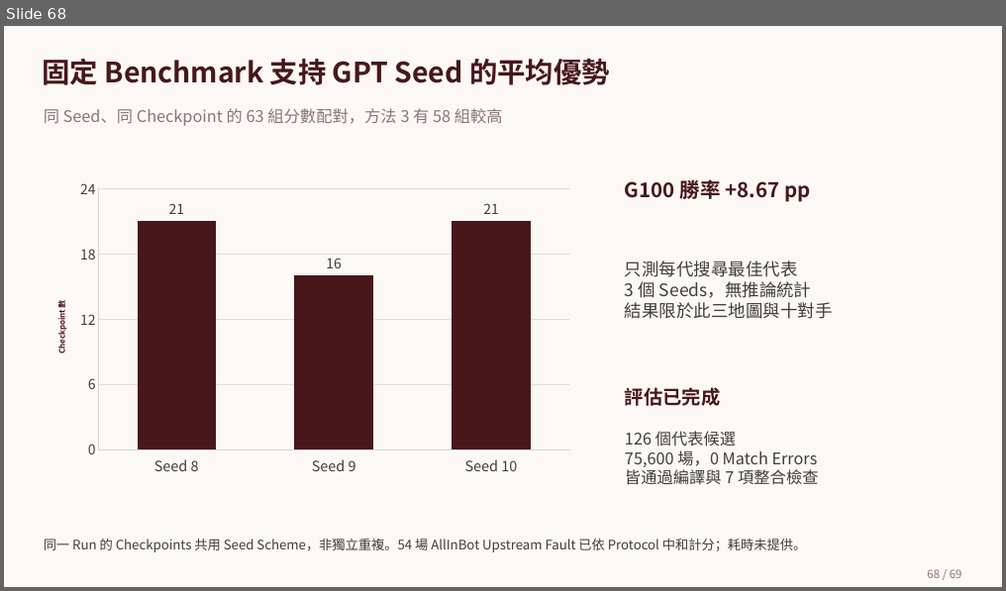
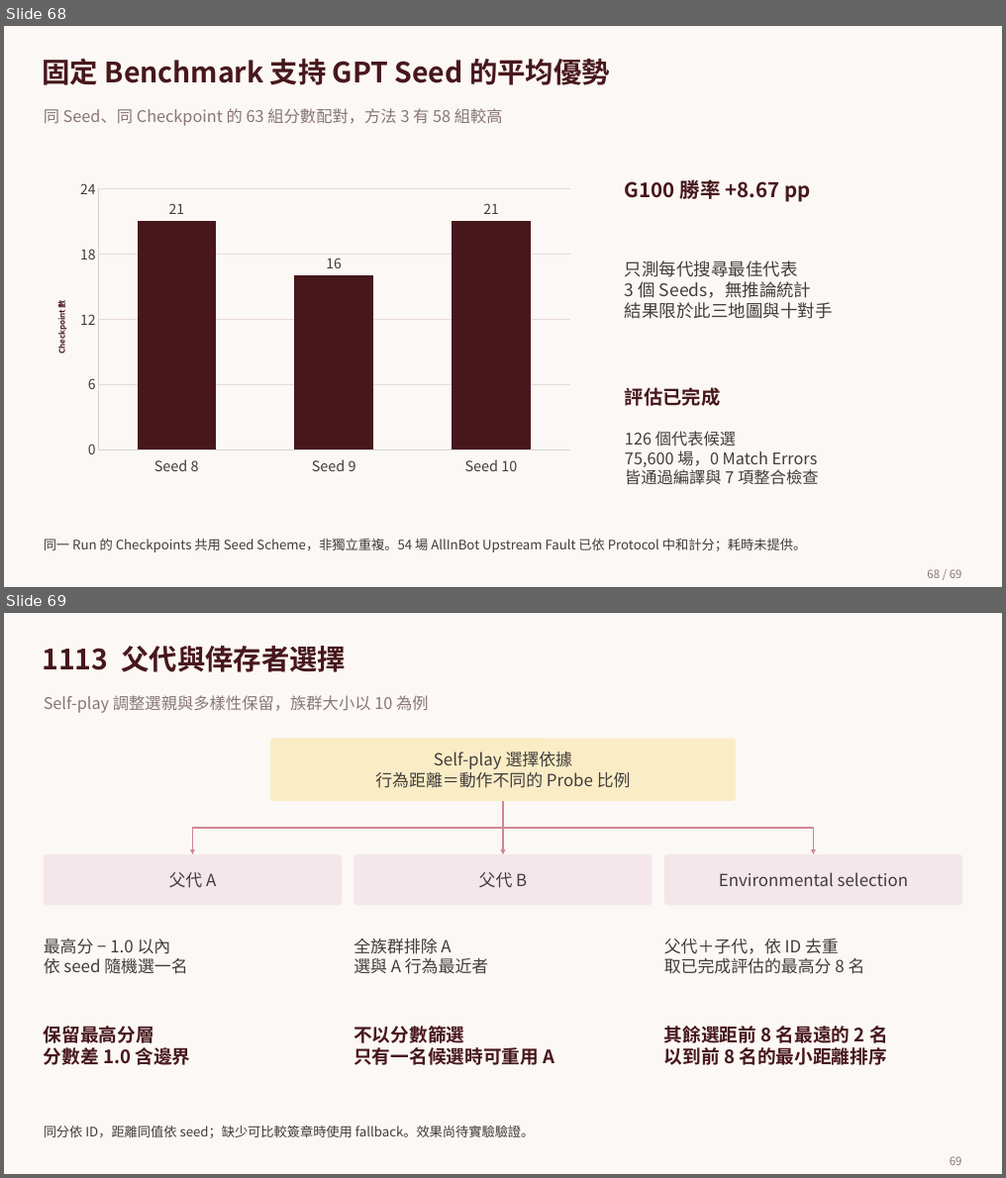
Before and after one commit to sophie8909/EAGLE, a slide deck: Meeting/deliverables/EAGLE.pptx. Shown one above the other, each under a label of ours: slide 68 before the commit, slides 68 and 69 after it. The pictures are 1006x591 and 1006x1178 pixels, drawn with LibreOffice and Linux fonts; fonts in the diff are those of the drawing; background and template pictures are left out. Boxes give left, top, right and bottom in pixels: in the first picture for what was removed or moved away, otherwise in the second. Text is boxed around its words. In the diff, an @@ line names an element or a change of style, - is before the commit and + after.

Commit message:
docs: explain self-play selection in the 1113 deck

```diff
--- a/Meeting/deliverables/EAGLE.pptx
+++ b/Meeting/deliverables/EAGLE.pptx
@@ slide 69 added at (x1=4, y1=613, x2=1002, y2=1174), background picture (left out) @@
@@ text added at (x1=43, y1=646, x2=346, y2=672), 35.2 pt, text #47171C, bold @@
+1113 父代與倖存者選擇
@@ text added at (x1=44, y1=695, x2=429, y2=713), 20.2 pt, text #877675 @@
+Self-play 調整選親與多樣性保留，族群大小以 10 為例
@@ rounded rectangle added at (x1=270, y1=739, x2=736, y2=801), fill #FAEDC6, 21 pt, text #423C3B @@
+Self-play 選擇依據
+行為距離＝動作不同的 Probe 比例
@@ elbow arrow added from (503, 801) to (192, 855), #CF8792 1.88 pt @@
@@ elbow arrow added from (503, 801) to (813, 855), #CF8792 1.88 pt @@
@@ arrow added from (503, 801) to (503, 855), #CF8792 1.88 pt @@
@@ rounded rectangle added at (x1=44, y1=855, x2=342, y2=906), fill #F4E7EB, 21 pt, text #423C3B @@
+父代 A
@@ rounded rectangle added at (x1=353, y1=855, x2=651, y2=906), fill #F4E7EB, 21 pt, text #423C3B @@
+父代 B
@@ rounded rectangle added at (x1=664, y1=855, x2=962, y2=906), fill #F4E7EB, 21 pt, text #423C3B @@
+Environmental selection
@@ text added at (x1=44, y1=939, x2=187, y2=974), 21 pt, text #423C3B @@
+最高分 − 1.0 以內
+依 seed 隨機選一名
@@ text added at (x1=353, y1=939, x2=488, y2=974), 21 pt, text #423C3B @@
+全族群排除 A
+選與 A 行為最近者
@@ text added at (x1=664, y1=939, x2=865, y2=974), 21 pt, text #423C3B @@
+父代＋子代，依 ID 去重
+取已完成評估的最高分 8 名
@@ text added at (x1=44, y1=1026, x2=191, y2=1065), 23.2 pt, text #47171C, bold @@
+保留最高分層
+分數差 1.0 含邊界
@@ text added at (x1=353, y1=1026, x2=555, y2=1065), 23.2 pt, text #47171C, bold @@
+不以分數篩選
+只有一名候選時可重用 A
@@ text added at (x1=664, y1=1026, x2=888, y2=1065), 23.2 pt, text #47171C, bold @@
+其餘選距前 8 名最遠的 2 名
+以到前 8 名的最小距離排序
@@ text added at (x1=44, y1=1126, x2=535, y2=1139), 16.5 pt, text #423C3B @@
+同分依 ID，距離同值依 seed；缺少可比較簽章時使用 fallback。效果尚待實驗驗證。
@@ page number added at (x1=949, y1=1157, x2=962, y2=1165), 14.2 pt, text #897574 @@
+69
```
